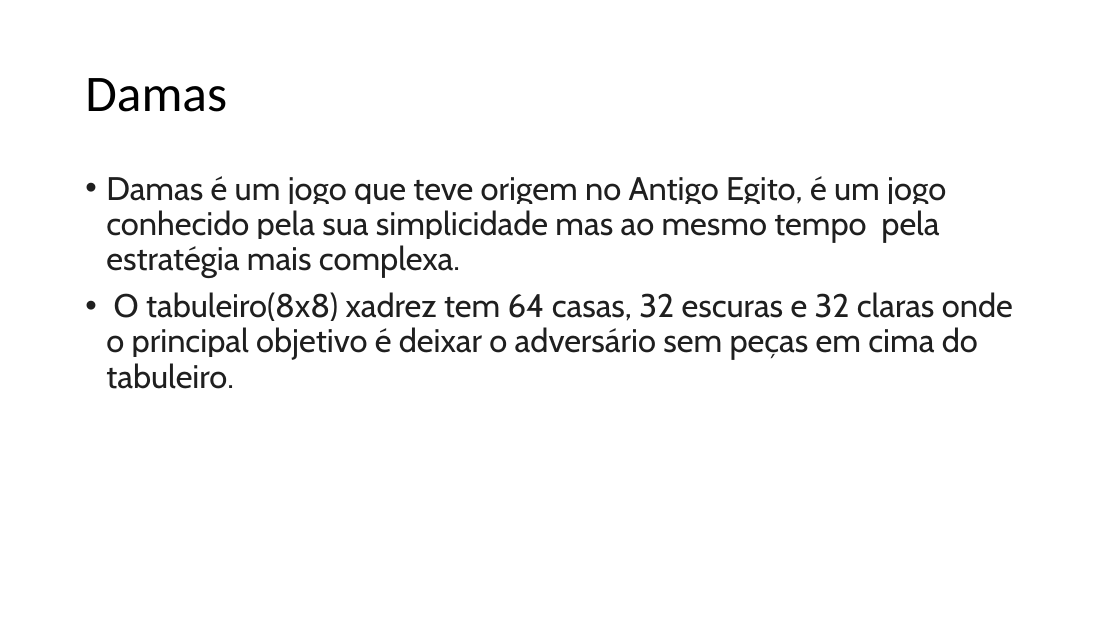
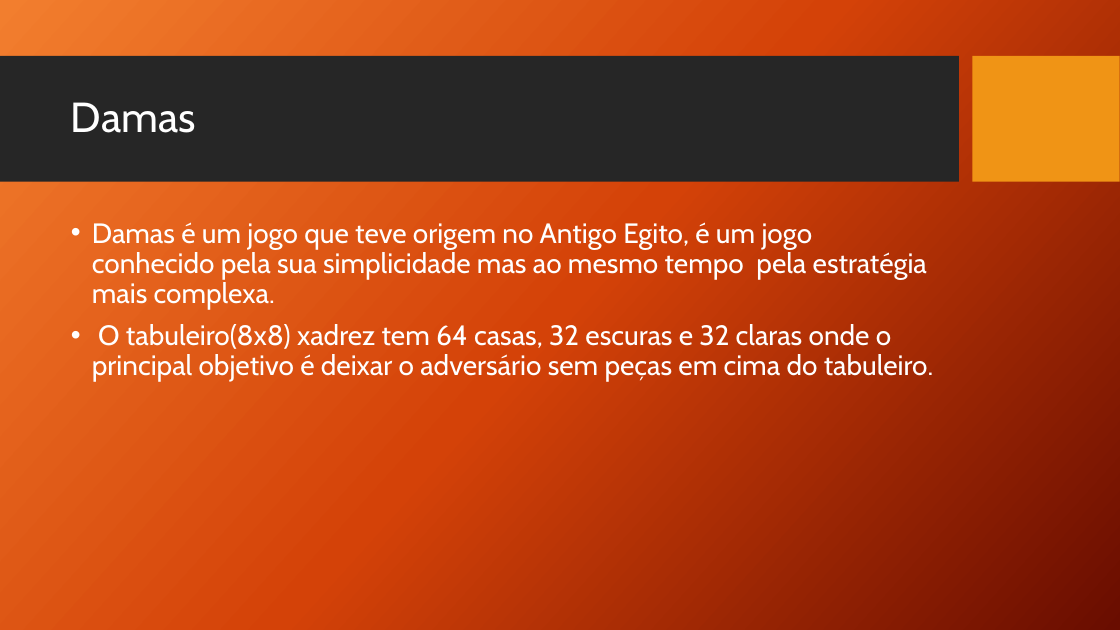
Before and after one commit to wolfmanPires/LDP, a slide deck: slide 1 of Damas.pptx. Drawn at 1120x630 pixels with LibreOffice and Linux fonts; fonts in the diff are those of the drawing; background and template pictures are left out. Boxes give left, top, right and bottom in pixels: in the first picture for what was removed or moved away, otherwise in the second. Text is boxed around its words. In the diff, an @@ line names an element or a change of style, - is before the commit and + after.

```diff
--- a/Damas.pptx
+++ b/Damas.pptx
@@ background #FFFFFF to picture (left out) @@
@@ rectangle added at bbox=[0, 56, 959, 182], fill #262626 @@
@@ rectangle added at bbox=[973, 56, 1120, 182], fill #F09415 @@
@@ title "Damas": place and size @@
-title "Damas" at bbox=[85, 78, 227, 112]
+title "Damas" at bbox=[71, 102, 196, 133]
@@ title "Damas" at bbox=[71, 102, 196, 133]: size 44 to 36 pt, font Calibri to Cabin, text colour #000000 to #FFFFFF @@
@@ text "Damas é um jogo que ...": place and size @@
-text "Damas é um jogo que ..." at bbox=[106, 176, 1013, 389]
+text "Damas é um jogo que ..." at bbox=[92, 222, 934, 382]
@@ text "Damas é um jogo que ..." at bbox=[92, 222, 934, 382]: size 28 to 24 pt, text colour #1F1F1F to #FFFFFF, highlight #FFFFFF to none @@
```
Also in this commit, not shown: 5 other slides changed, 2 slides added.
